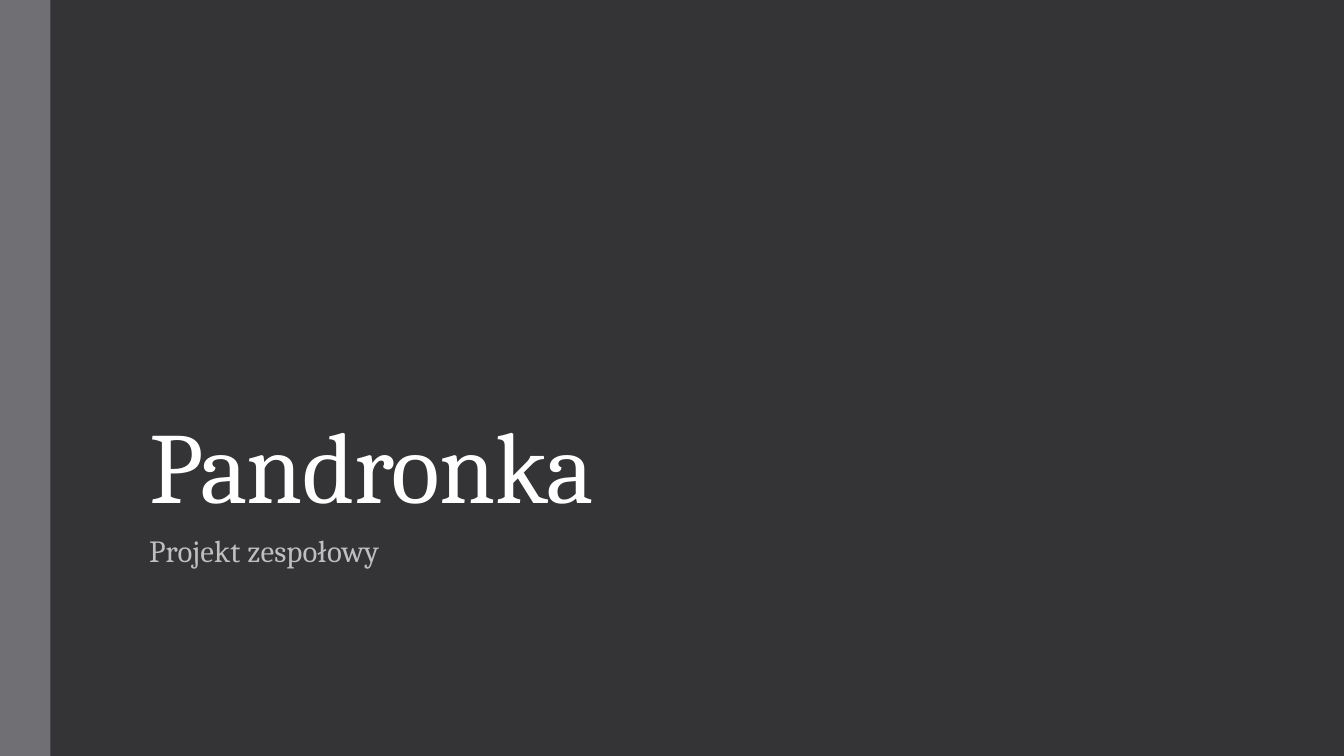
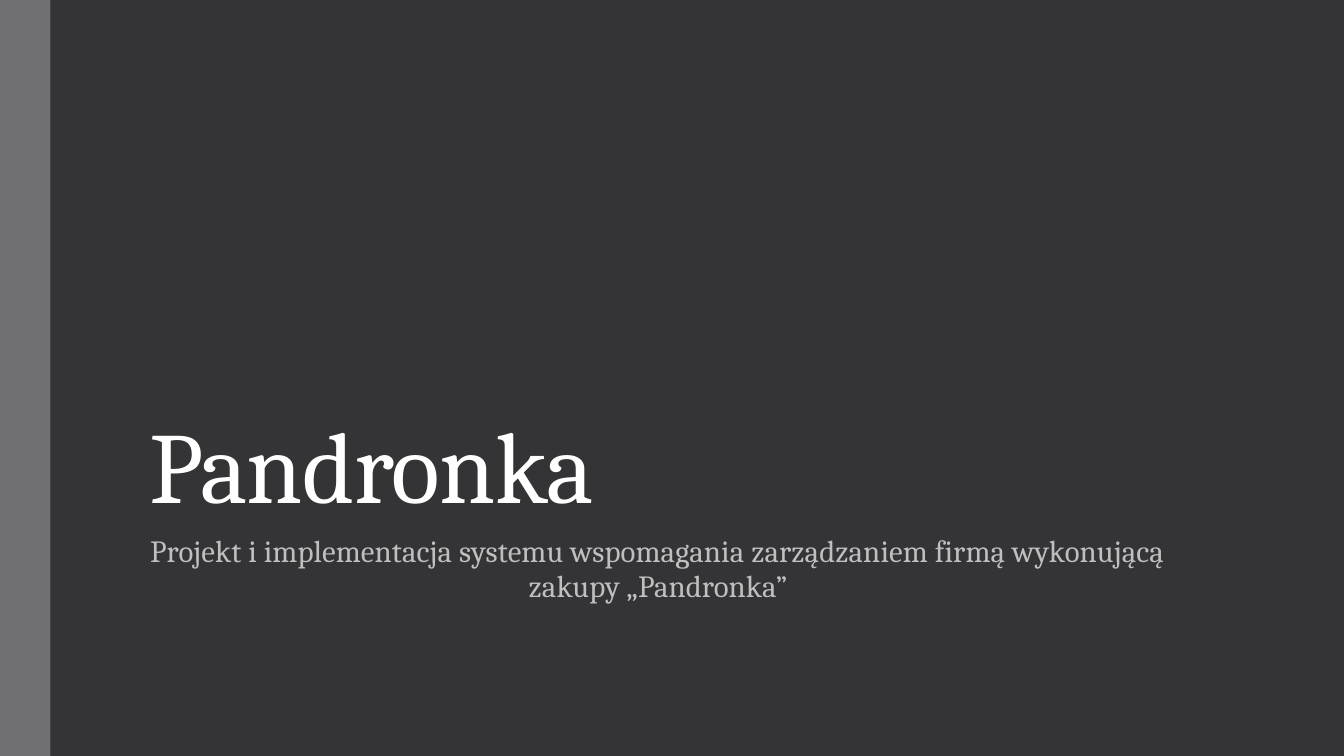
Before and after one commit to mrzewnicki/Pandronka, a slide deck: slide 1 of Dokumentacja/Prezentacja.pptx. Drawn at 1344x756 pixels with LibreOffice and Linux fonts; fonts in the diff are those of the drawing. Boxes give left, top, right and bottom in pixels: in the first picture for what was removed or moved away, otherwise in the second. Text is boxed around its words. In the diff, an @@ line names an element or a change of style, - is before the commit and + after.

```diff
--- a/Dokumentacja/Prezentacja.pptx
+++ b/Dokumentacja/Prezentacja.pptx
@@ subtitle at [150,540,1164,604]: text changed @@
-Projekt zespołowy
+Projekt i implementacja systemu wspomagania zarządzaniem firmą wykonującą zakupy „Pandronka”
```
Also in this commit, not shown: 4 slides added, 1 slide removed, 1 other file.
